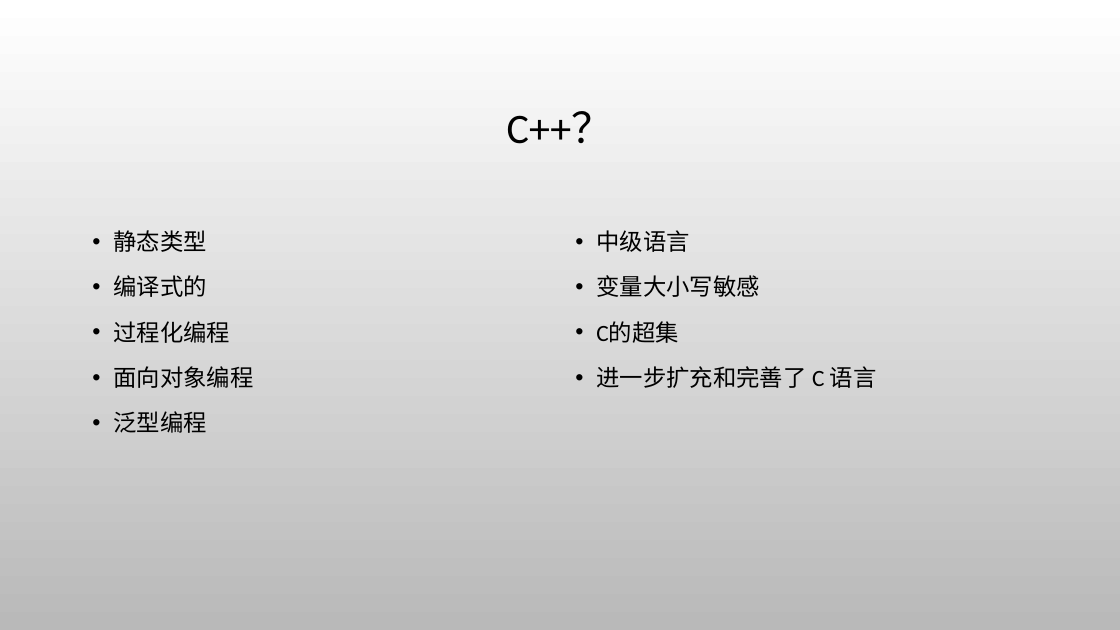
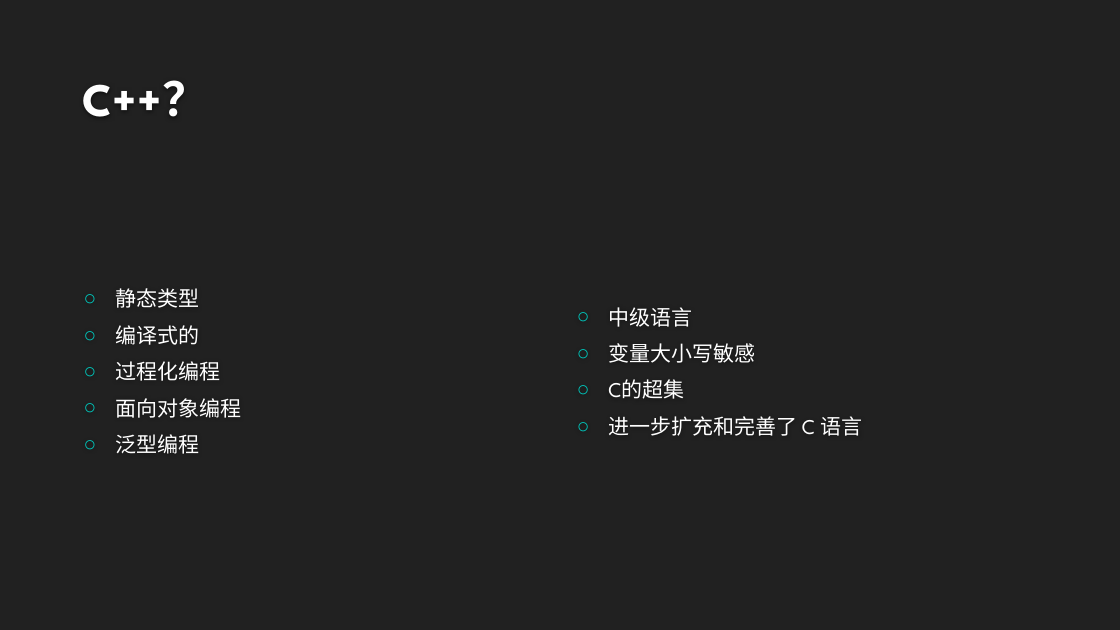
Before and after one commit to albertclass/Lessons, a slide deck: slide 3 of advance c++/courseware.pptx. Drawn at 1120x630 pixels with LibreOffice and Linux fonts; fonts in the diff are those of the drawing; background and template pictures are left out. Boxes give left, top, right and bottom in pixels: in the first picture for what was removed or moved away, otherwise in the second. Text is boxed around its words. In the diff, an @@ line names an element or a change of style, - is before the commit and + after.

```diff
--- a/advance c++/courseware.pptx
+++ b/advance c++/courseware.pptx
@@ background picture (left out) to #212121 @@
@@ title "C++？": place and size @@
-title "C++？" at (507,111,614,144)
+title "C++？" at (83,80,209,117)
@@ title "C++？" at (83,80,209,117): size 36 to 40 pt, font Calibri to League Spartan, text colour #000000 to #FEFEFE, bold on; alignment centre to left; line spacing 0.9 to 1; vertical alignment middle to bottom @@
@@ text "静态类型": place and size @@
-text "静态类型" at (113,230,253,433)
+text "静态类型" at (115,288,241,454)
@@ text "静态类型" at (115,288,241,454): size 20 to 18 pt, font Calibri to League Spartan, text colour #000000 to #FFFFFF; bullet • to ○; line spacing 1.2 to 1; bullet colour #000000 to #00C6BB; vertical alignment top to middle @@
@@ text "中级语言" at (608,307,862,436): size 20 to 18 pt, font Calibri to League Spartan, text colour #000000 to #FFFFFF; bullet • to ○; line spacing 1.2 to 1; bullet colour #000000 to #00C6BB; vertical alignment top to middle @@
@@ text "中级语言": place and size @@
-text "中级语言" at (596,230,877,388)
+text "中级语言" at (608,307,862,436)
```
Also in this commit, not shown: 20 other slides changed, 8 slides added, 2 slides removed, 6 other files.
